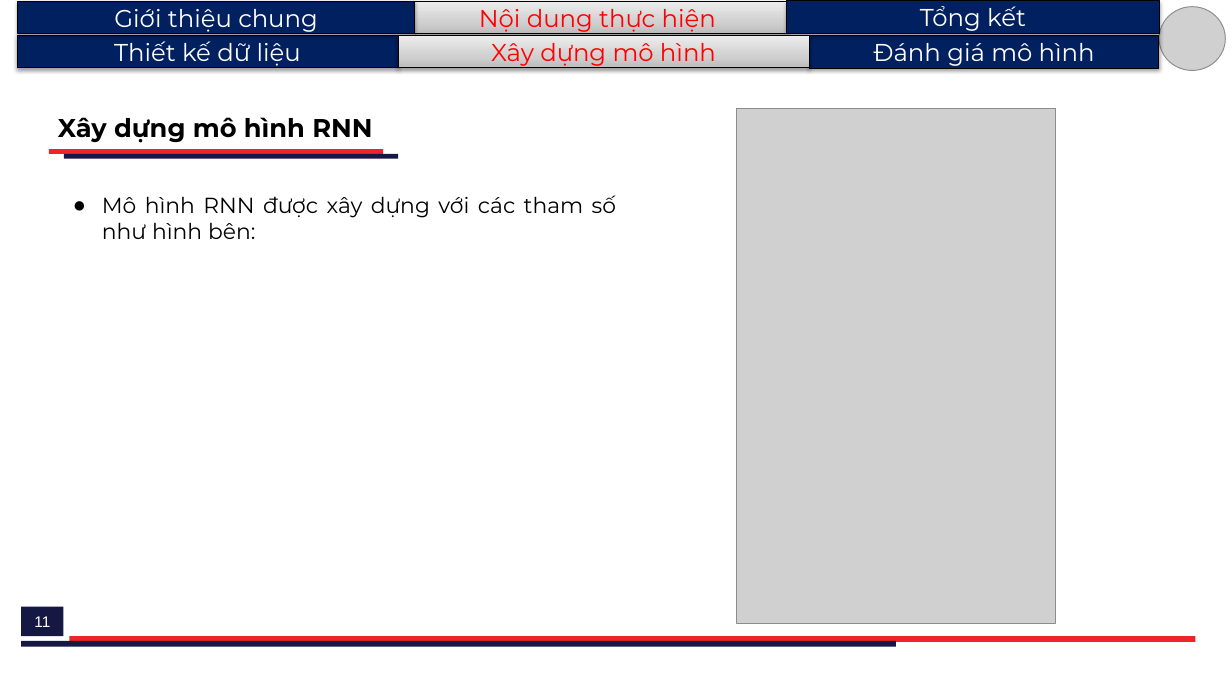
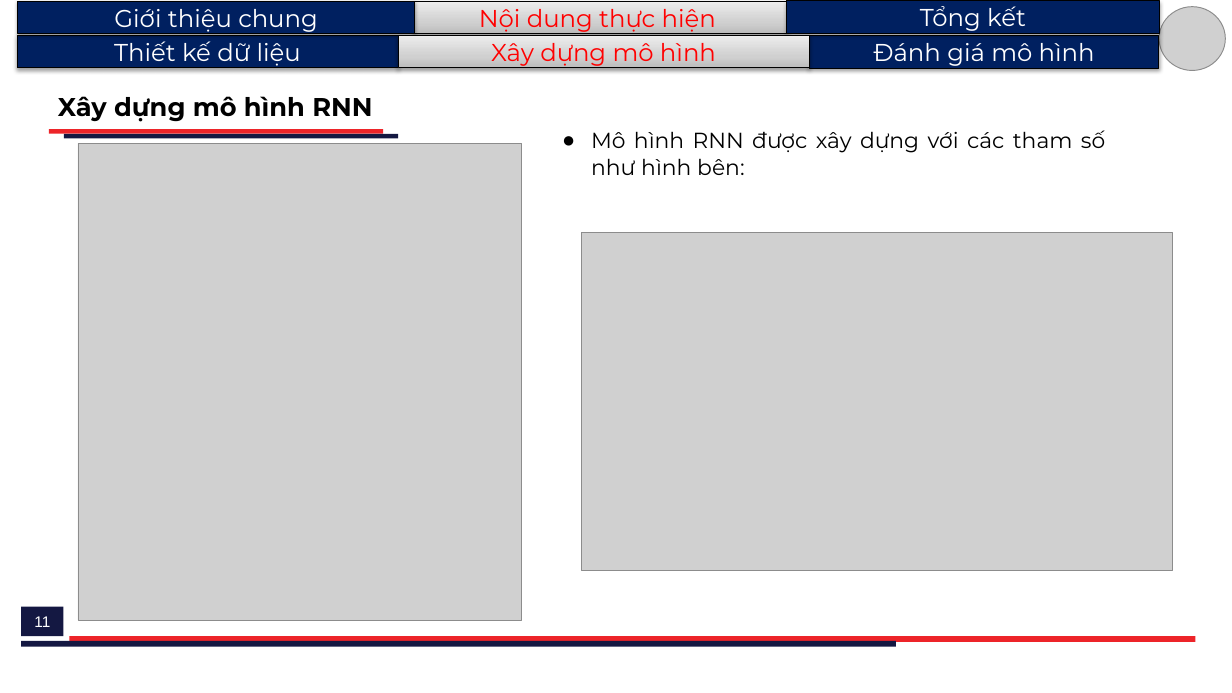
Before and after one commit to H4ll3y/Rasa-Consultant, a slide deck: slide 11 of doc/A37134_LeQuangHuy.pptx. Drawn at 1232x693 pixels with LibreOffice and Linux fonts; fonts in the diff are those of the drawing; grey boxes stand for pictures. Boxes give left, top, right and bottom in pixels: in the first picture for what was removed or moved away, otherwise in the second. Text is boxed around its words. In the diff, an @@ line names an element or a change of style, - is before the commit and + after.

```diff
--- a/doc/A37134_LeQuangHuy.pptx
+++ b/doc/A37134_LeQuangHuy.pptx
@@ picture removed at [737, 109, 1055, 624] @@
@@ 2 rectangles, 1 text: place and size @@
-2 rectangles, 1 text at [49, 117, 398, 159]
+2 rectangles, 1 text at [49, 96, 398, 139]
@@ picture added at [78, 143, 521, 620] @@
@@ text "Mô hình RNN được xây ...": place and size @@
-text "Mô hình RNN được xây ..." at [102, 195, 616, 239]
+text "Mô hình RNN được xây ..." at [591, 130, 1105, 175]
@@ picture added at [581, 232, 1173, 570] @@
```
Also in this commit, not shown: 6 other slides changed, 4 slides added, 2 other files.
